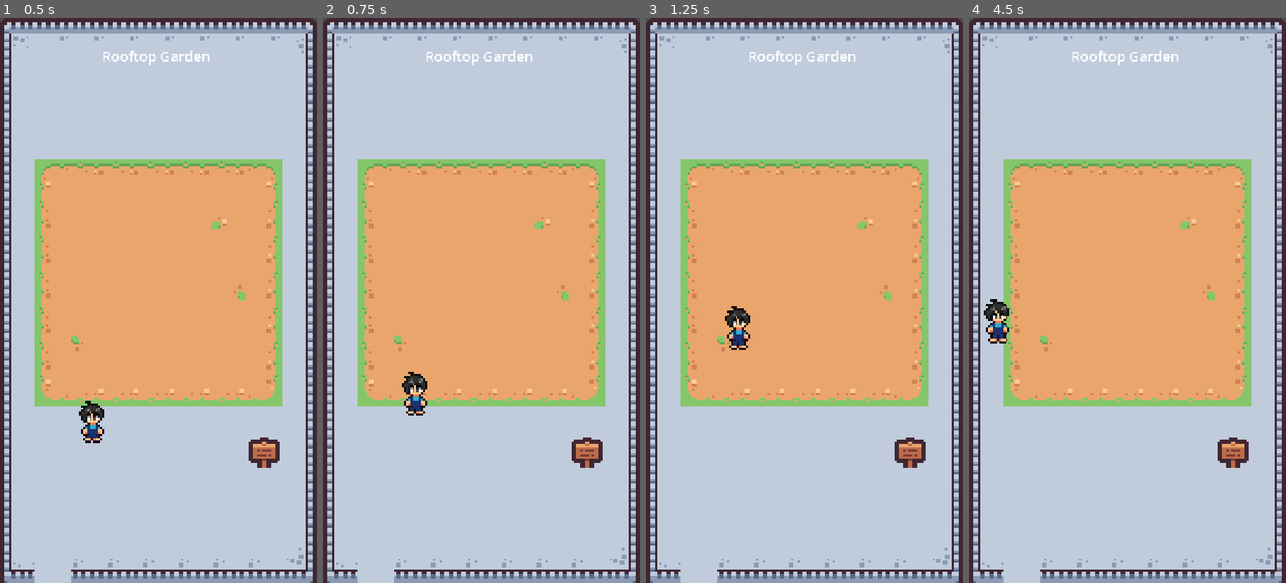
Above: before the commit, frames 1-4 (left to right).
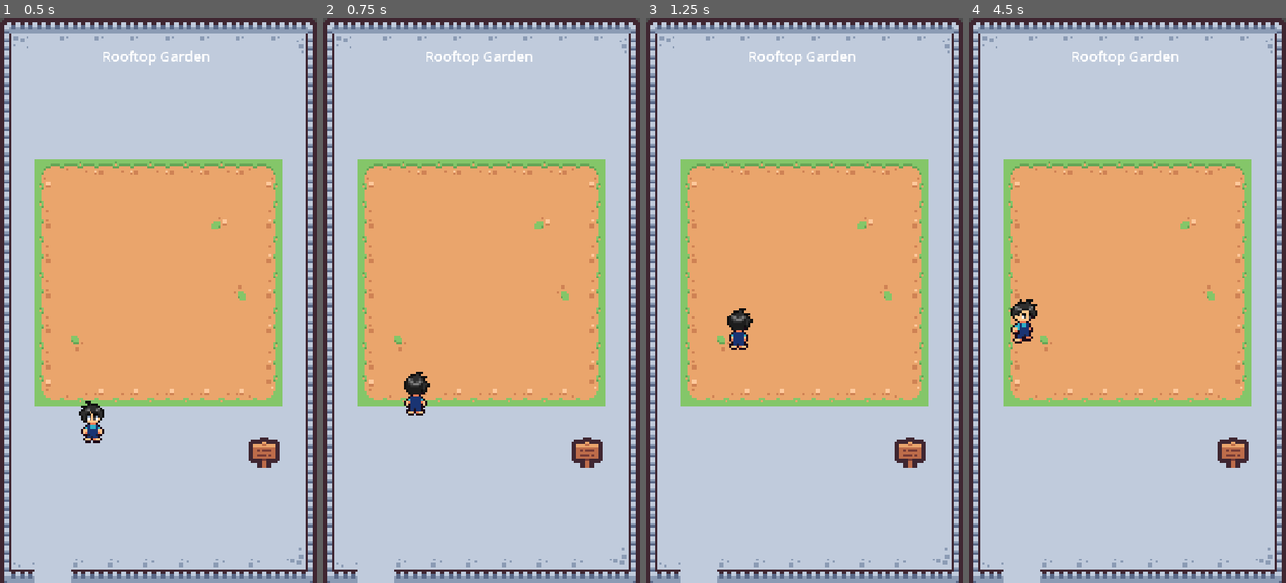
Above: after the commit, the same moments.

Repository: adnjoo/rooftop-garden
Game: Godot game, scene res://scenes/main.tscn
Same seed, same stepped clock (60 frames per second), same inputs: the game is played once before the commit and once after it.
Inputs:
- Up to frame 1 (0.5 s): no input
- Up to frame 2 (0.75 s): hold W (move_up) from 0.53 s (still down)
- Up to frame 3 (1.25 s): keep holding W (move_up)
- Up to frame 4 (4.5 s): release W (move_up) at 2.03 s; hold A (move_left) 2.03-3.53 s; tap Enter at 3.5 s; hold S (move_down) 3.53-4.28 s; hold D (move_right) from 4.28 s (still down)

Frame 1 is identical in both runs. In frame 2, 0.2% of the frame differs, in the area x 24-34%, y 62-70%; in frame 3, 0.3%; in frame 4, 0.9%, in the area x 4-22%, y 49-58%.

Commit message:
feat: add directional idle animations (#9)
* feat: add directional idle animations with flip_h for left/right

Closes #8

* walls closer

Diff:
--- a/scenes/main.tscn
+++ b/scenes/main.tscn
@@ -186,7 +186,7 @@
 [node name="Walls" type="Node2D" parent="World"]
 
 [node name="TopWall" type="StaticBody2D" parent="World/Walls"]
-position = Vector2(360, -25)
+position = Vector2(360, 24)
 
 [node name="CollisionShape2D" type="CollisionShape2D" parent="World/Walls/TopWall"]
 shape = SubResource("RectangleShape2D_top")
@@ -195,18 +195,21 @@
 position = Vector2(360, 1305)
 
 [node name="CollisionShape2D" type="CollisionShape2D" parent="World/Walls/BottomWall"]
+position = Vector2(0, -49)
 shape = SubResource("RectangleShape2D_bottom")
 
 [node name="LeftWall" type="StaticBody2D" parent="World/Walls"]
 position = Vector2(-25, 640)
 
 [node name="CollisionShape2D" type="CollisionShape2D" parent="World/Walls/LeftWall"]
+position = Vector2(57, 0)
 shape = SubResource("RectangleShape2D_left")
 
 [node name="RightWall" type="StaticBody2D" parent="World/Walls"]
 position = Vector2(745, 640)
 
 [node name="CollisionShape2D" type="CollisionShape2D" parent="World/Walls/RightWall"]
+position = Vector2(-49, 0)
 shape = SubResource("RectangleShape2D_right")
 
 [node name="UI" type="Control" parent="."]
--- a/scenes/player.tscn
+++ b/scenes/player.tscn
@@ -19,6 +19,38 @@
 atlas = ExtResource("1_3vyb7")
 region = Rect2(96, 0, 32, 32)
 
+[sub_resource type="AtlasTexture" id="AtlasTexture_tuyoq"]
+atlas = ExtResource("1_3vyb7")
+region = Rect2(0, 64, 32, 32)
+
+[sub_resource type="AtlasTexture" id="AtlasTexture_fjrip"]
+atlas = ExtResource("1_3vyb7")
+region = Rect2(32, 64, 32, 32)
+
+[sub_resource type="AtlasTexture" id="AtlasTexture_smehm"]
+atlas = ExtResource("1_3vyb7")
+region = Rect2(64, 64, 32, 32)
+
+[sub_resource type="AtlasTexture" id="AtlasTexture_ur7pv"]
+atlas = ExtResource("1_3vyb7")
+region = Rect2(96, 64, 32, 32)
+
+[sub_resource type="AtlasTexture" id="AtlasTexture_y4r1p"]
+atlas = ExtResource("1_3vyb7")
+region = Rect2(0, 32, 32, 32)
+
+[sub_resource type="AtlasTexture" id="AtlasTexture_d2wvv"]
+atlas = ExtResource("1_3vyb7")
+region = Rect2(32, 32, 32, 32)
+
+[sub_resource type="AtlasTexture" id="AtlasTexture_3v2ag"]
+atlas = ExtResource("1_3vyb7")
+region = Rect2(64, 32, 32, 32)
+
+[sub_resource type="AtlasTexture" id="AtlasTexture_jej6c"]
+atlas = ExtResource("1_3vyb7")
+region = Rect2(96, 32, 32, 32)
+
 [sub_resource type="SpriteFrames" id="SpriteFrames_tuyoq"]
 animations = [{
 "frames": [{
@@ -35,7 +67,41 @@
 "texture": SubResource("AtlasTexture_qlg0r")
 }],
 "loop": true,
-"name": &"idle",
+"name": &"idle_down",
+"speed": 5.0
+}, {
+"frames": [{
+"duration": 1.0,
+"texture": SubResource("AtlasTexture_tuyoq")
+}, {
+"duration": 1.0,
+"texture": SubResource("AtlasTexture_fjrip")
+}, {
+"duration": 1.0,
+"texture": SubResource("AtlasTexture_smehm")
+}, {
+"duration": 1.0,
+"texture": SubResource("AtlasTexture_ur7pv")
+}],
+"loop": true,
+"name": &"idle_side",
+"speed": 5.0
+}, {
+"frames": [{
+"duration": 1.0,
+"texture": SubResource("AtlasTexture_y4r1p")
+}, {
+"duration": 1.0,
+"texture": SubResource("AtlasTexture_d2wvv")
+}, {
+"duration": 1.0,
+"texture": SubResource("AtlasTexture_3v2ag")
+}, {
+"duration": 1.0,
+"texture": SubResource("AtlasTexture_jej6c")
+}],
+"loop": true,
+"name": &"idle_up",
 "speed": 5.0
 }]
 
@@ -48,8 +114,7 @@
 [node name="AnimatedSprite2D" type="AnimatedSprite2D" parent="."]
 scale = Vector2(5, 5)
 sprite_frames = SubResource("SpriteFrames_tuyoq")
-animation = &"idle"
-frame_progress = 0.18393709
+animation = &"idle_side"
 
 [node name="CollisionShape2D" type="CollisionShape2D" parent="."]
 position = Vector2(0.5, 10.5)
--- a/scripts/player.gd
+++ b/scripts/player.gd
@@ -2,18 +2,34 @@
 
 const SPEED = 300.0
 
+var last_direction = Vector2.DOWN
+
 func _physics_process(_delta: float) -> void:
-	# Get input direction (WASD + Arrow keys)
 	var direction = Input.get_vector("move_left", "move_right", "move_up", "move_down")
 
-	# Set velocity
+	if direction != Vector2.ZERO:
+		last_direction = direction
+
 	velocity = direction * SPEED
+	move_and_slide()
+	update_animation()
 
-	# Move the player
-	move_and_slide()
-
-	# Play animation
+func update_animation() -> void:
 	if velocity.length() == 0:
-		$AnimatedSprite2D.play("idle")
+		if last_direction.y < 0:
+			$AnimatedSprite2D.play("idle_up")
+		elif last_direction.y > 0:
+			$AnimatedSprite2D.play("idle_down")
+		else:
+			# Use one sideways animation, flip for direction
+			$AnimatedSprite2D.play("idle_side")
+			$AnimatedSprite2D.flip_h = (last_direction.x < 0)
 	else:
-		$AnimatedSprite2D.stop()
+		# Walking
+		if last_direction.y < 0:
+			$AnimatedSprite2D.play("idle_up")
+		elif last_direction.y > 0:
+			$AnimatedSprite2D.play("idle_down")
+		else:
+			$AnimatedSprite2D.play("idle_side")
+			$AnimatedSprite2D.flip_h = (last_direction.x < 0)
Not shown: 1 places in scenes/player.tscn that only renumber resources
